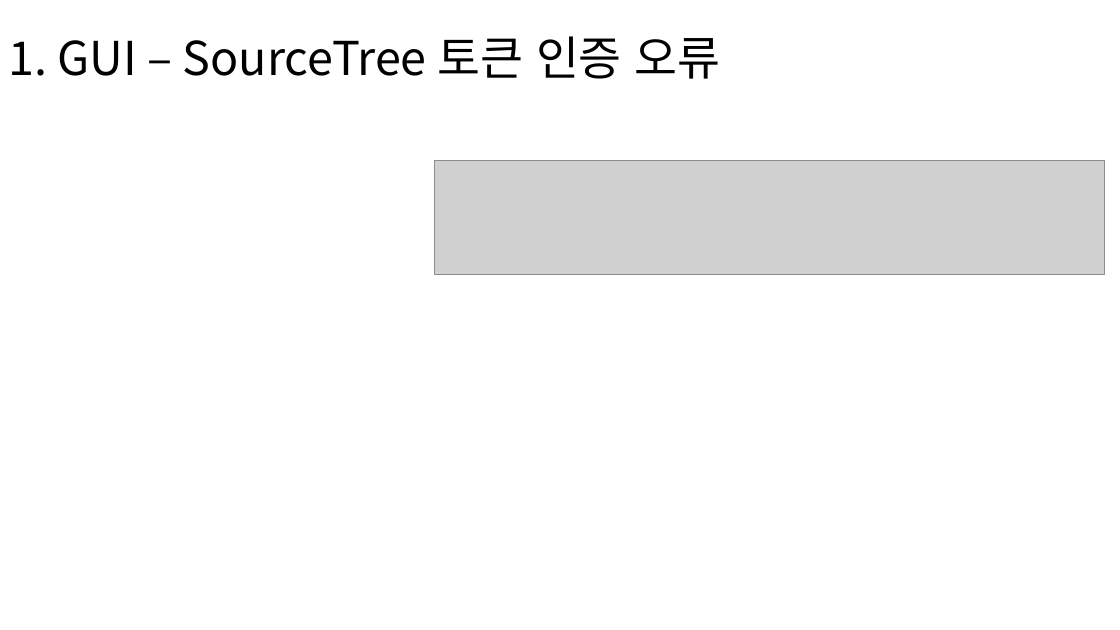
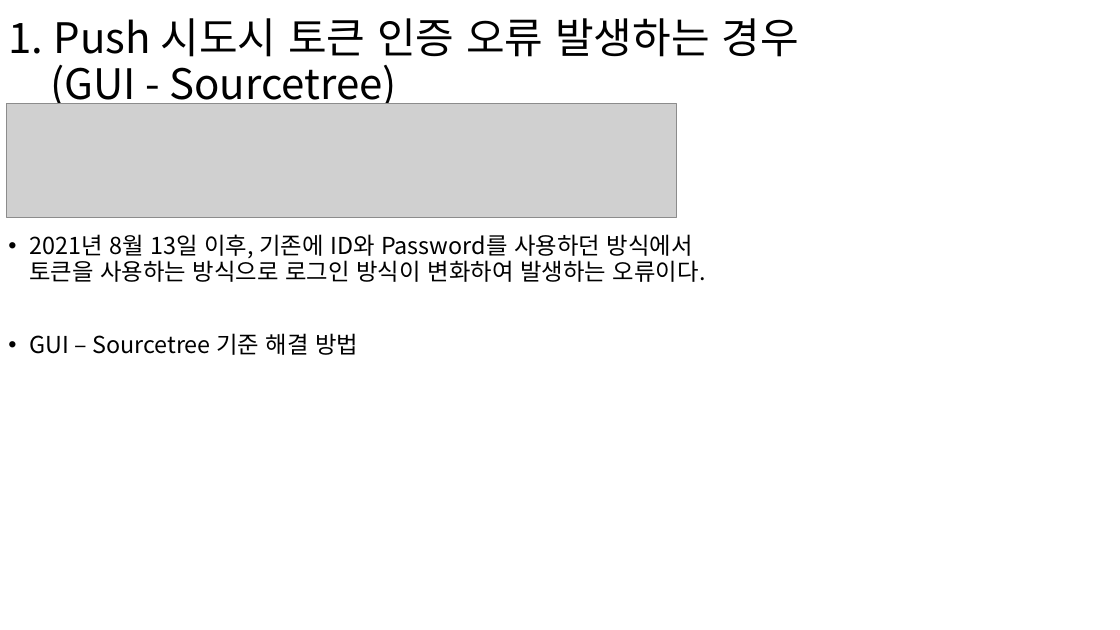
Before and after one commit to wlscks92/WTTest, a slide deck: slide 2 of Git_문제점_정리.pptx. Drawn at 1120x630 pixels with LibreOffice and Linux fonts; fonts in the diff are those of the drawing; grey boxes stand for pictures. Boxes give left, top, right and bottom in pixels: in the first picture for what was removed or moved away, otherwise in the second. Text is boxed around its words. In the diff, an @@ line names an element or a change of style, - is before the commit and + after.

```diff
--- a/Git_문제점_정리.pptx
+++ b/Git_문제점_정리.pptx
@@ title at [8, 18, 799, 110]: text changed; size 40 to 36 pt @@
-1. GUI – SourceTree 토큰 인증 오류
+1. Push 시도시 토큰 인증 오류 발생하는 경우
+(GUI - Sourcetree)
@@ picture added at [7, 103, 677, 217] @@
@@ picture removed at [434, 160, 1105, 274] @@
@@ text added at [29, 234, 706, 355], 20 pt, text #000000 @@
+• 2021년 8월 13일 이후, 기존에 ID와 Password를 사용하던 방식에서
+  토큰을 사용하는 방식으로 로그인 방식이 변화하여 발생하는 오류이다.
+• GUI – Sourcetree 기준 해결 방법
```
Also in this commit, not shown: 1 other slide changed.
